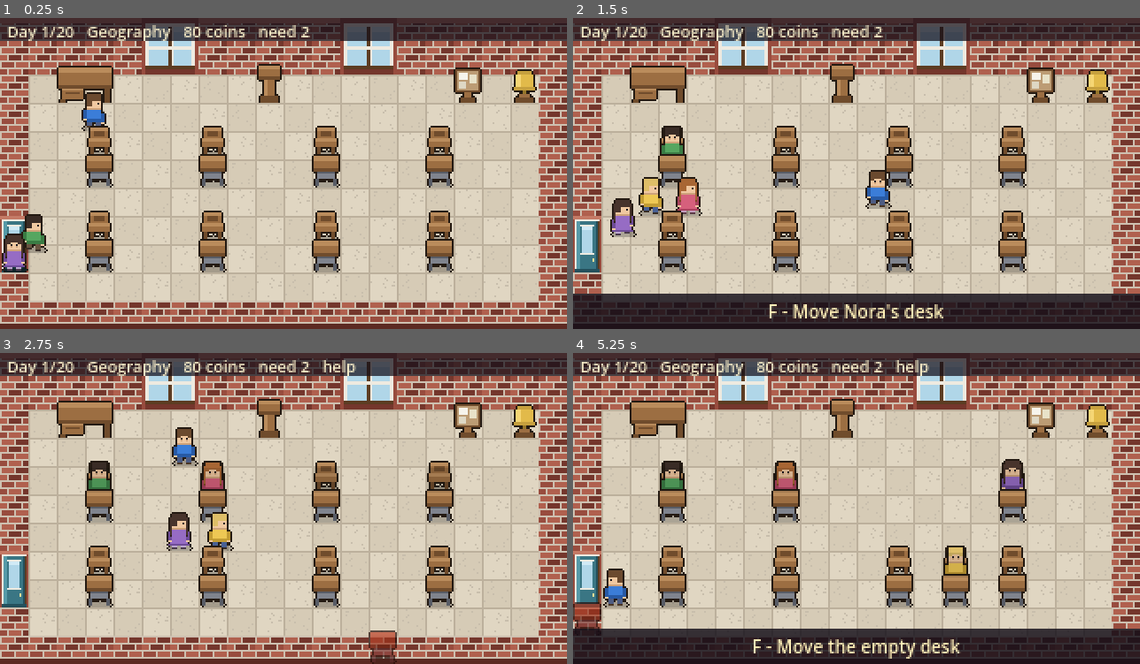
Above: before the commit, frames 1-4 (two rows, left to right).
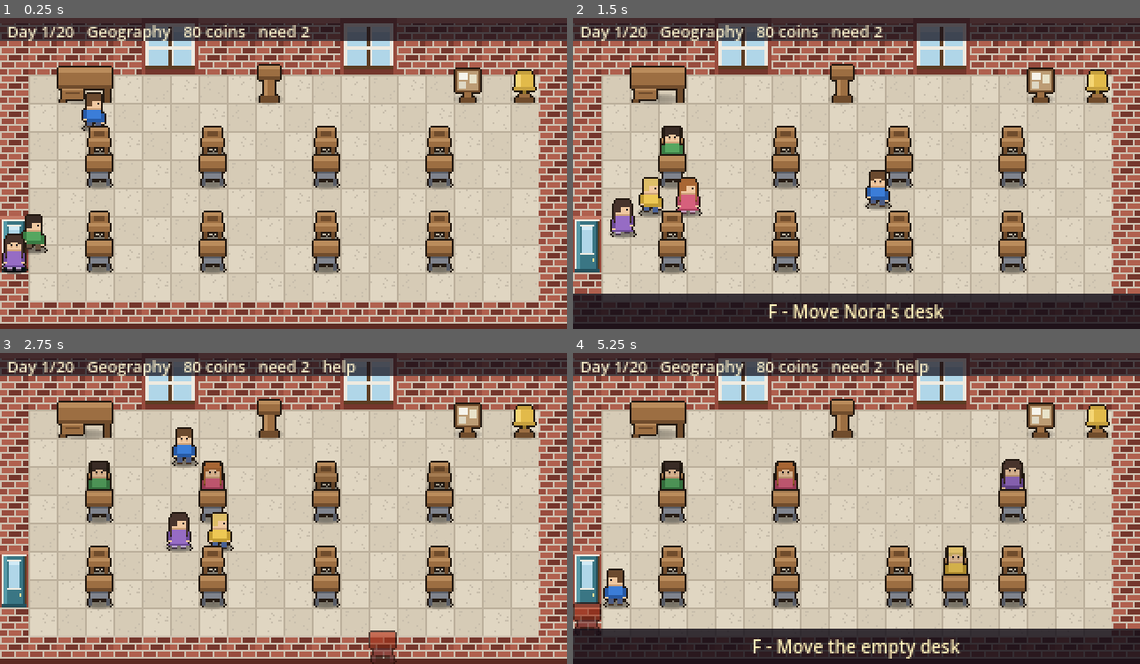
Above: after the commit, the same moments.

Repository: Mbottega16/EduSystem
Game: Godot game, scene res://tests/run.tscn
Same seed, same stepped clock (60 frames per second), same inputs: the game is played once before the commit and once after it. This scene is started directly instead of the project's main scene.
Inputs:
- Up to frame 1 (0.25 s): no input
- Up to frame 2 (1.5 s): tap Enter at 0.5 s; hold D (move_right) 0.53-1.28 s; tap F (manage) at 0.6 s; tap Space at 0.77 s; hold S (move_down) from 1.28 s (still down); tap E (interact) at 1.35 s
- Up to frame 3 (2.75 s): tap Space at 1.52 s; tap F (manage) at 1.55, 2.1 s; release S (move_down) at 2.03 s; hold D (move_right) from 2.03 s (still down)
- Up to frame 4 (5.25 s): release D (move_right) at 2.78 s; hold W (move_up) 2.78-3.53 s; tap Shift (sprint) at 2.85 s; tap Space at 3.02, 3.77, 4.52 s; tap F (manage) at 3.05, 3.8, 4.55 s; hold A (move_left) 3.53-5.03 s; tap Q (voice) at 3.6 s; tap J at 4.35 s; hold S (move_down) from 5.03 s (still down); tap C at 5.1 s

The runs differ from the first frame. In frame 1, 0.8% of the frame differs, in the area x 0-95%, y 24-83%; in frame 2, 1.0%, in the area x 6-95%, y 24-83%; in frame 3, 0.8%; in frame 4, 0.8%.

Commit message:
Contact shadows, and a prompt bar that always names its keys
SHADOWS existed but were painted INTO each sprite by make_art.py. That was
right while nothing moved relative to its own feet, and two things had
broken it: the seated idle-bob lifts a child 0.6px and took their shadow up
with them, so it floated off the floor; and furniture the player bought only
had one if its text grid happened to declare `shadow: yes`.

There is one runtime shadow sprite now, parented to the BODY rather than to
the bobbing Sprite2D, and added by add_prop() so every prop gets one for
free -- including everything in the shop. Items that lie on the floor or hang
on a wall are marked `flat` in the item table and skip it, because a rug with
a shadow under it looks like it is hovering.

The generator warned me about its own output on the way through: make_art.py
printed "1 NEW file is not imported yet: art/shadow.png" with the command to
fix it. That warning exists because the inspector shipped invisible for
exactly this reason, and this is the first time it has paid for itself.

THE PROMPT BAR could leave a hold meter on screen with nothing after it --
"E - Go over the quiz with Dov   hold F [.....]" -- because the joined line
was clipped as a whole and the second action's NAME was what fell off the
end. Each half now gets its own budget, so both keys are always named.

Also worth recording: the test for that chased a ghost for three runs. The
picker was right all along -- the overlap list contained only the bell -- but
the assertion read the rendered prompt text, and a timed hint owns that bar
for four seconds after it fires. It asserts the picker's decision now, not
the rendering of it.

819 assertions.

Co-Authored-By: Claude Opus 5 <noreply@anthropic.com>

Diff:
--- a/data/balance.json
+++ b/data/balance.json
@@ -216,7 +216,8 @@
       "w": 2,
       "range": 4,
       "bonus": 0.04,
-      "blurb": "Small thing. Fewer arguments."
+      "blurb": "Small thing. Fewer arguments.",
+      "flat": true
     },
     "water_cooler": {
       "name": "Water Cooler",
@@ -256,7 +257,8 @@
       "w": 1,
       "range": 5,
       "bonus": 0.03,
-      "blurb": "They will watch it. Everyone does."
+      "blurb": "They will watch it. Everyone does.",
+      "flat": true
     },
     "class_banner": {
       "name": "Class Banner",
@@ -266,7 +268,8 @@
       "w": 2,
       "range": 5,
       "bonus": 0.04,
-      "blurb": "This is OUR classroom."
+      "blurb": "This is OUR classroom.",
+      "flat": true
     },
     "alphabet_frieze": {
       "name": "Alphabet Frieze",
@@ -276,7 +279,8 @@
       "w": 2,
       "range": 6,
       "bonus": 0.04,
-      "blurb": "Round the top of the wall, where it belongs."
+      "blurb": "Round the top of the wall, where it belongs.",
+      "flat": true
     },
     "fish_tank": {
       "name": "Fish Tank",
@@ -327,7 +331,8 @@
       "range": 6,
       "bonus": 0.07,
       "blurb": "Weak up close, but it reaches the whole room.",
-      "cat": "comfort"
+      "cat": "comfort",
+      "flat": true
     },
     "lab_bench": {
       "name": "Lab Bench",
@@ -552,5 +557,6 @@
     "weight_room": 0.35,
     "weight_lesson": 0.45,
     "weight_knowledge": 0.2
-  }
+  },
+  "_flat_note": "'flat' means the item lies on the floor or hangs on the wall, so it gets no contact shadow -- a rug with a shadow under it looks like it is hovering."
 }
--- a/scenes/actors/player.tscn
+++ b/scenes/actors/player.tscn
@@ -1,5 +1,6 @@
-[gd_scene load_steps=6 format=3]
+[gd_scene load_steps=7 format=3]
 
+[ext_resource type="Texture2D" path="res://art/shadow.png" id="9_shadow"]
 [ext_resource type="Script" path="res://scripts/actors/player.gd" id="1_script"]
 [ext_resource type="Texture2D" path="res://art/player.png" id="2_tex"]
 [ext_resource type="Texture2D" path="res://art/paper.png" id="3_paper"]
@@ -14,6 +15,10 @@
 collision_layer = 2
 collision_mask = 1
 script = ExtResource("1_script")
+
+[node name="Shadow" type="Sprite2D" parent="."]
+position = Vector2(0, -2)
+texture = ExtResource("9_shadow")
 
 [node name="Sprite2D" type="Sprite2D" parent="."]
 position = Vector2(0, -12)
--- a/scenes/actors/student.tscn
+++ b/scenes/actors/student.tscn
@@ -1,5 +1,6 @@
-[gd_scene load_steps=5 format=3]
+[gd_scene load_steps=6 format=3]
 
+[ext_resource type="Texture2D" path="res://art/shadow.png" id="4_shadow"]
 [ext_resource type="Script" path="res://scripts/actors/student.gd" id="1_script"]
 [ext_resource type="Texture2D" path="res://art/student_a.png" id="2_tex"]
 [ext_resource type="Texture2D" path="res://art/bubble_q.png" id="3_bub"]
@@ -11,6 +12,10 @@
 collision_layer = 4
 collision_mask = 1
 script = ExtResource("1_script")
+
+[node name="Shadow" type="Sprite2D" parent="."]
+position = Vector2(0, -2)
+texture = ExtResource("4_shadow")
 
 [node name="Sprite2D" type="Sprite2D" parent="."]
 position = Vector2(0, -12)
--- a/scripts/data/items.gd
+++ b/scripts/data/items.gd
@@ -36,6 +36,12 @@
 		if String(get_def(id).get("cat", "")) == cat:
 			out.append(id)
 	return out
+
+
+## Lies on the floor or hangs on a wall, so it casts no contact shadow --
+## a rug with a shadow under it looks like it is hovering.
+static func is_flat(id: String) -> bool:
+	return bool(get_def(id).get("flat", false))
 
 
 static func category_of(id: String) -> String:
--- a/scripts/ui/hud.gd
+++ b/scripts/ui/hud.gd
@@ -240,6 +240,15 @@
 	prompt.visible = showing
 	prompt_box.visible = showing
 	if showing:
+		# Clip each half to its OWN budget rather than clipping the joined
+		# line. Clipping the whole thing lopped the tail off the second
+		# prompt, so a hold bar could end up on screen with no words after
+		# it -- a progress meter for an action the bar never named.
+		if parts.size() > 1:
+			var each: int = (LINE_CHARS - 3) / parts.size()
+			for i in parts.size():
+				if parts[i].length() > each:
+					parts[i] = parts[i].substr(0, each - 1) + "."
 		prompt.text = _clip("   ".join(parts))
 
 
--- a/scripts/world/room_builder.gd
+++ b/scripts/world/room_builder.gd
@@ -16,6 +16,7 @@
 const PROP_PAPER := preload("res://art/paper.png")
 const PROP_BELL := preload("res://art/bell.png")
 const PROP_BOARD := preload("res://art/noticeboard.png")
+const SHADOW_TEX := preload("res://art/shadow.png")
 
 const DESK_STATION_SCRIPT := preload("res://scripts/interact/desk_station.gd")
 const DESK_MOVER_SCRIPT := preload("res://scripts/interact/desk_mover.gd")
@@ -42,11 +43,23 @@
 ## otherwise resolves by tree order — silently order-dependent and miserable
 ## to debug.
 static func add_prop(parent: Node2D, tex: Texture2D, at: Vector2,
-		block: Vector2, sort_bias: float = 0.0) -> StaticBody2D:
+		block: Vector2, sort_bias: float = 0.0,
+		with_shadow: bool = true) -> StaticBody2D:
 	var body := StaticBody2D.new()
 	body.position = at + Vector2(0, sort_bias)
 	body.collision_layer = 1     # world
 	body.collision_mask = 0
+
+	# A contact shadow, added FIRST so it draws under the prop. Doing it here
+	# rather than painting it into each sprite means everything standing on
+	# the floor gets one -- including furniture the player buys, which
+	# previously only had a shadow if its text grid remembered to ask.
+	if with_shadow:
+		var shade := Sprite2D.new()
+		shade.texture = SHADOW_TEX
+		shade.position = Vector2(0, -2)
+		shade.scale = Vector2(maxf(1.0, tex.get_width() / 16.0), 1.0)
+		body.add_child(shade)
 
 	var spr := Sprite2D.new()
 	spr.texture = tex
@@ -312,7 +325,8 @@
 		var anchor := Layout.span_anchor(tiles)
 		var tex: Texture2D = load("res://art/%s.png" % String(def["art"]))
 		var body := add_prop(parent, tex, anchor,
-			Vector2(Items.width(id) * 16 - 2, 8))
+			Vector2(Items.width(id) * 16 - 2, 8), 0.0,
+			not Items.is_flat(id))
 		body.add_to_group("purchased")
 
 		# every bought item can be picked up again
--- a/tests/run.gd
+++ b/tests/run.gd
@@ -2227,14 +2227,37 @@
 	chk("both buttons are named at the noticeboard",
 		hud.prompt.text.contains("Curriculum") and hud.prompt.text.contains("shop"),
 		hud.prompt.text)
+	# Both keys must still be NAMED when the line is tight -- clipping the
+	# joined line used to leave a hold bar with no words after it.
+	Game.set_phase(Game.Phase.LESSON)
+	await place_player(Layout.PODIUM + Vector2i(0, 1), Actor.DIR_UP)
+	hud._update_prompt()
+	chk("a crowded prompt bar still names both buttons",
+		hud.prompt.text.contains("E") and hud.prompt.text.contains("F"),
+		hud.prompt.text)
+	chk("and neither half is left as a bare progress bar",
+		not hud.prompt.text.ends_with("]"), hud.prompt.text)
+	Game.set_phase(Game.Phase.AFTERNOON)
+	await place_player(Layout.BOARD + Vector2i(0, 1), Actor.DIR_UP)
+	hud._update_prompt()
+
 	chk("and the prompt bar fits on its line",
 		hud.prompt.text.length() <= hud.LINE_CHARS,
 		"%d: %s" % [hud.prompt.text.length(), hud.prompt.text])
 
 	await place_player(Layout.BELL + Vector2i(0, 1), Actor.DIR_UP)
+	# Area2D overlap updates a physics frame behind a teleport, so the
+	# picker needs a tick before it can have noticed the move.
+	await step(3)
 	hud._update_prompt()
-	chk("and the bell is named at the bell, not the curriculum",
-		hud.prompt.text.contains("bell"), hud.prompt.text)
+	# Assert what the PICKER chose, not what the bar happens to be showing:
+	# a timed hint owns the prompt bar while it is up, so the rendered text
+	# can legitimately be a second behind the decision.
+	chk("and the bell is what MANAGE points at, not the curriculum board",
+		(func() -> bool:
+			var t: Interactable = world.player.targets["manage"]
+			return t != null and t.prompt_text().contains("bell")).call(),
+		world.player.zone.get_overlapping_areas().size())
 
 	# The status strip is a Label too, and it runs off the right-hand edge
 	# the moment a lesson adds a clock, a voice meter and three counters.
Binary file added: art/shadow.png
Not shown, added: art/shadow.png.import
Not shown, changed: tools/make_art.py
